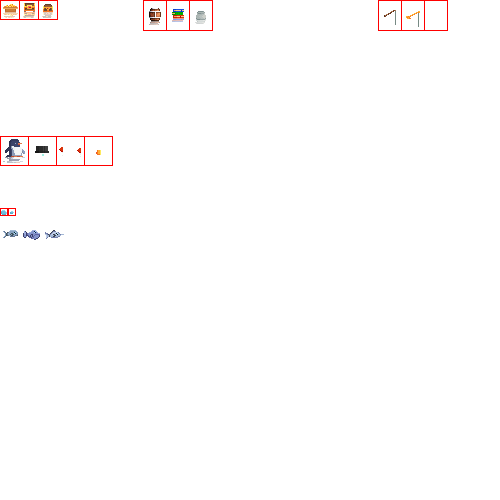
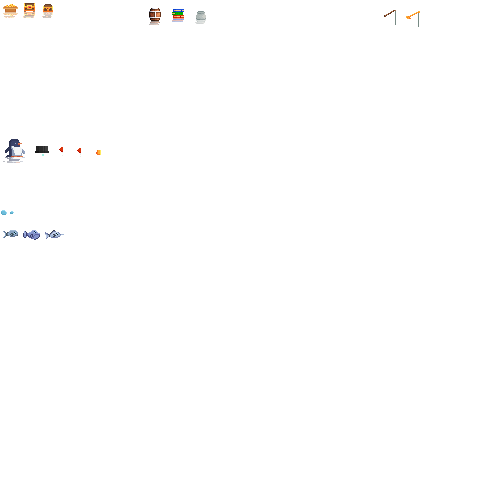
Revision of a layered 500 × 500 image; what changed, layer by layer:
hid group "Рамки" (5 layers) over [left=0, top=0, right=448, bottom=216]
